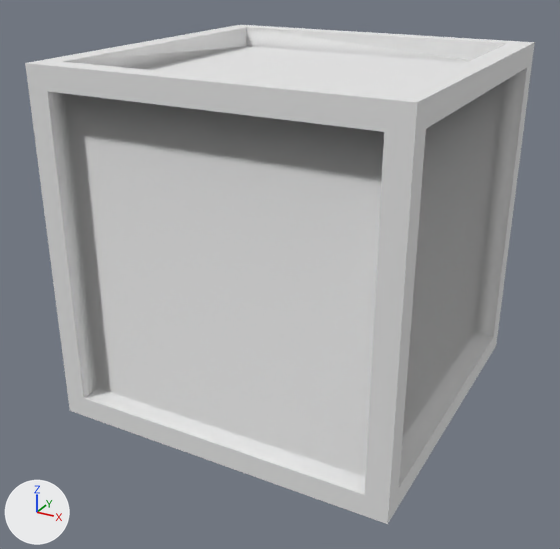
What one commit did to the OBJ model Assets/Resources/VoxelObjects/Wall.obj.
Before and after are seen from a 50 mm camera at (1.56, -3.04, 2.06) aimed at (-0.04, -0.12, 0.6). Every picture has the same lights, and +X, +Y and +Z are marked at lower left. Where no turn or scale is listed for an object, it has been applied to the vertices.

Names of what the first picture shows: 'Untitled'.
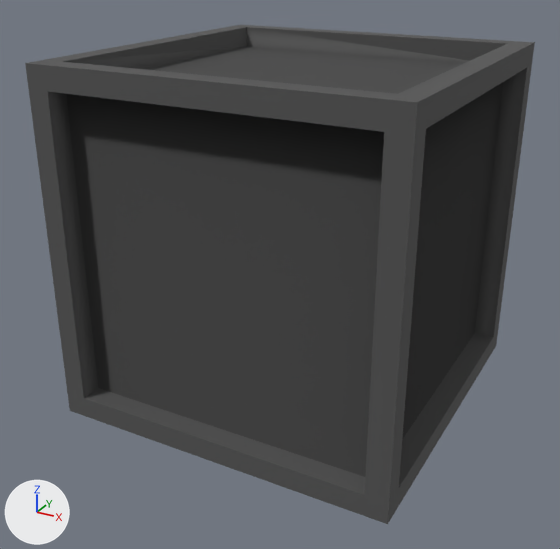
Where the change shows, as pixel boxes (x1, y1, x2, y2) in the pictures (560 x 549 px):
'Untitled', surface changed
    both: (25, 25, 535, 524)

The change in detail:
Picture 'Wall.png' (img_wall_png) is new.
In material 'palette' (mat_palette), base_color is no longer (0.8, 0.8, 0.8), white #e7e7e7.
In material 'palette' (mat_palette), texture is now set to img_wall_png.
